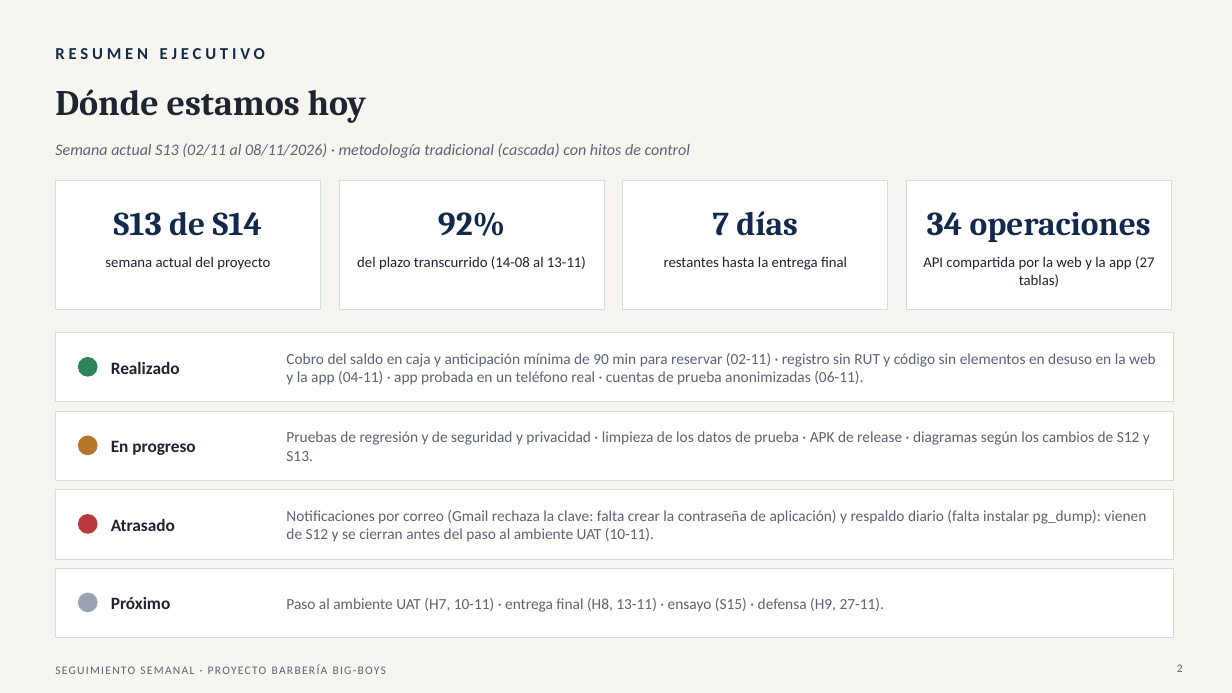
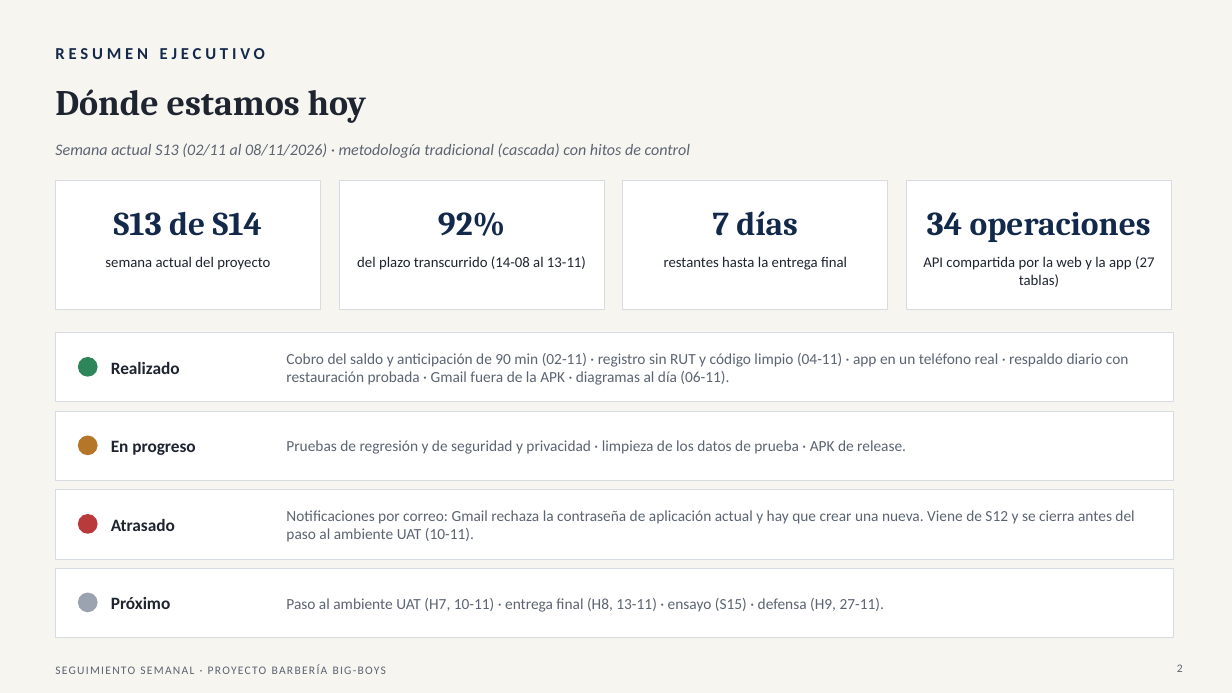
Before and after one commit to Yerko-Rosales/Proyecto_Barberia, a slide deck: slide 2 of Fase 2/Seguimiento semanal/Seguimiento_Roadmap_Proyecto_Barberia_06-11.pptx. Drawn at 1232x693 pixels with LibreOffice and Linux fonts; fonts in the diff are those of the drawing. Boxes give left, top, right and bottom in pixels: in the first picture for what was removed or moved away, otherwise in the second. Text is boxed around its words. In the diff, an @@ line names an element or a change of style, - is before the commit and + after.

Commit message:
Seguimiento 06-11: estado al cierre del día
- Respaldo diario operativo con restauración probada y contraseña de Gmail fuera de la APK (láminas 2, 4, 5, 13 y 14); solo los correos siguen atrasados.
- Diagramas marcados como realizados (láminas 2 a 4) y miniaturas de DIAG-03 y DIAG-13 actualizadas; DAS v3.3 (lámina 6).
- Casos de uso al 06-11: 29 de 41 funcionan sobre la base de datos real y 2 en forma parcial (lámina 7).
- Notas del orador ajustadas.

```diff
--- a/Fase 2/Seguimiento semanal/Seguimiento_Roadmap_Proyecto_Barberia_06-11.pptx
+++ b/Fase 2/Seguimiento semanal/Seguimiento_Roadmap_Proyecto_Barberia_06-11.pptx
@@ text at (x1=286, y1=353, x2=1129, y2=385): text changed @@
-Cobro del saldo en caja y anticipación mínima de 90 min para reservar (02-11) · registro sin RUT y código sin elementos en desuso en la web y la app (04-11) · app probada en un teléfono real · cuentas de prueba anonimizadas (06-11).
+Cobro del saldo y anticipación de 90 min (02-11) · registro sin RUT y código limpio (04-11) · app en un teléfono real · respaldo diario con restauración probada · Gmail fuera de la APK · diagramas al día (06-11).
@@ text at (x1=286, y1=440, x2=906, y2=454): text changed @@
-Pruebas de regresión y de seguridad y privacidad · limpieza de los datos de prueba · APK de release · diagramas según los cambios de S12 y S13.
+Pruebas de regresión y de seguridad y privacidad · limpieza de los datos de prueba · APK de release.
@@ text at (x1=286, y1=510, x2=1134, y2=542): text changed @@
-Notificaciones por correo (Gmail rechaza la clave: falta crear la contraseña de aplicación) y respaldo diario (falta instalar pg_dump): vienen de S12 y se cierran antes del paso al ambiente UAT (10-11).
+Notificaciones por correo: Gmail rechaza la contraseña de aplicación actual y hay que crear una nueva. Viene de S12 y se cierra antes del paso al ambiente UAT (10-11).
```
Also in this commit, not shown: 7 other slides changed.
